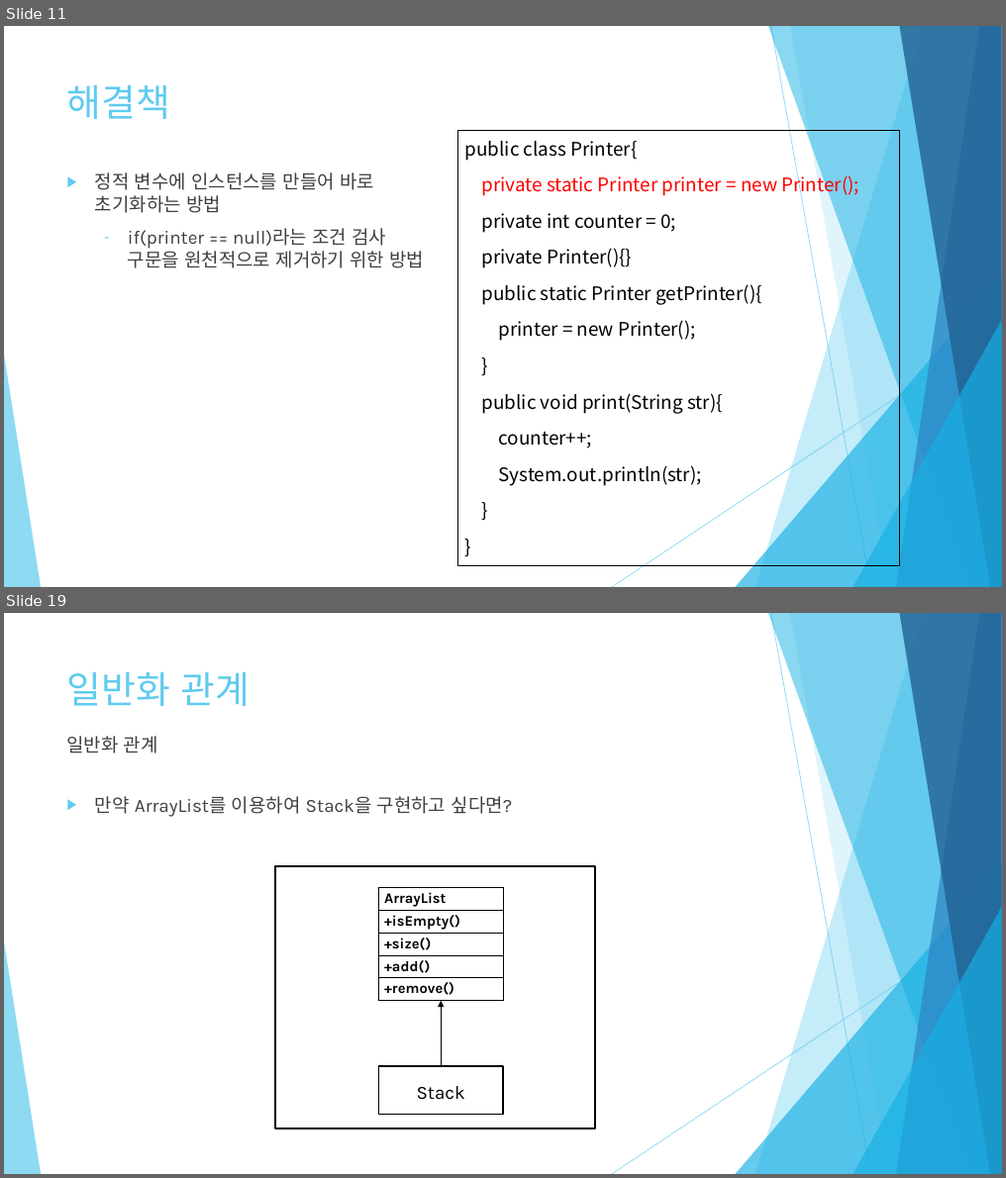
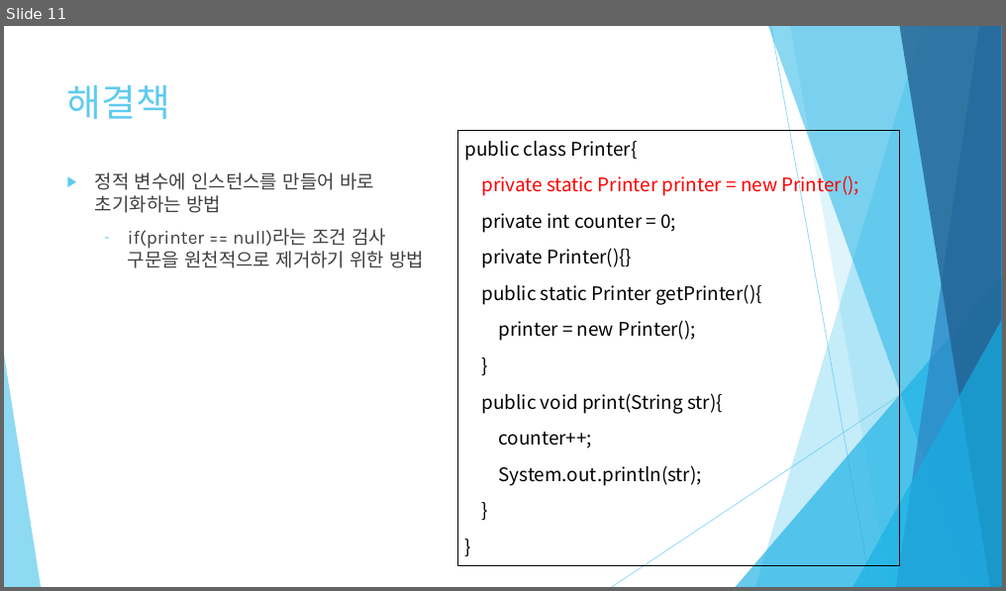
Before and after one commit to y3s-study/design-pattern, a slide deck: Chap6/JAVA 객체 지향 디자인 패턴 6장.pptx. Shown one above the other, each under a label of ours: slides 11 and 19 before the commit, slide 11 after it; the slides between them are not shown. The pictures are 1006x1178 and 1006x591 pixels, drawn with LibreOffice and Linux fonts; fonts in the diff are those of the drawing. Boxes give left, top, right and bottom in pixels: in the first picture for what was removed or moved away, otherwise in the second. Text is boxed around its words. In the diff, an @@ line names an element or a change of style, - is before the commit and + after.

```diff
--- a/Chap6/JAVA 객체 지향 디자인 패턴 6장.pptx
+++ b/Chap6/JAVA 객체 지향 디자인 패턴 6장.pptx
@@ slide 19 removed at box(4, 613, 1002, 1174), background #FFFFFF; not listed: 10 template elements that a slide beside it also shows @@
@@ title removed at box(67, 672, 250, 706) @@
-일반화 관계
@@ text removed at box(67, 736, 158, 754) @@
-일반화 관계
@@ text removed at box(95, 796, 513, 817) @@
-▶ 만약 ArrayList를 이용하여 Stack을 구현하고 싶다면?
@@ rectangle removed at box(275, 866, 595, 1129) @@
@@ table removed at box(379, 888, 503, 1001), 5 rows, 1 columns @@
-ArrayList
-+isEmpty()
-+size()
-+add()
-+remove()
@@ arrow removed from (442, 1066) to (442, 1001) @@
@@ rectangle removed at box(379, 1066, 503, 1115) @@
-Stack
```
Also in this commit, not shown: 2 slides changed, 5 slides added, 16 other slides removed.
